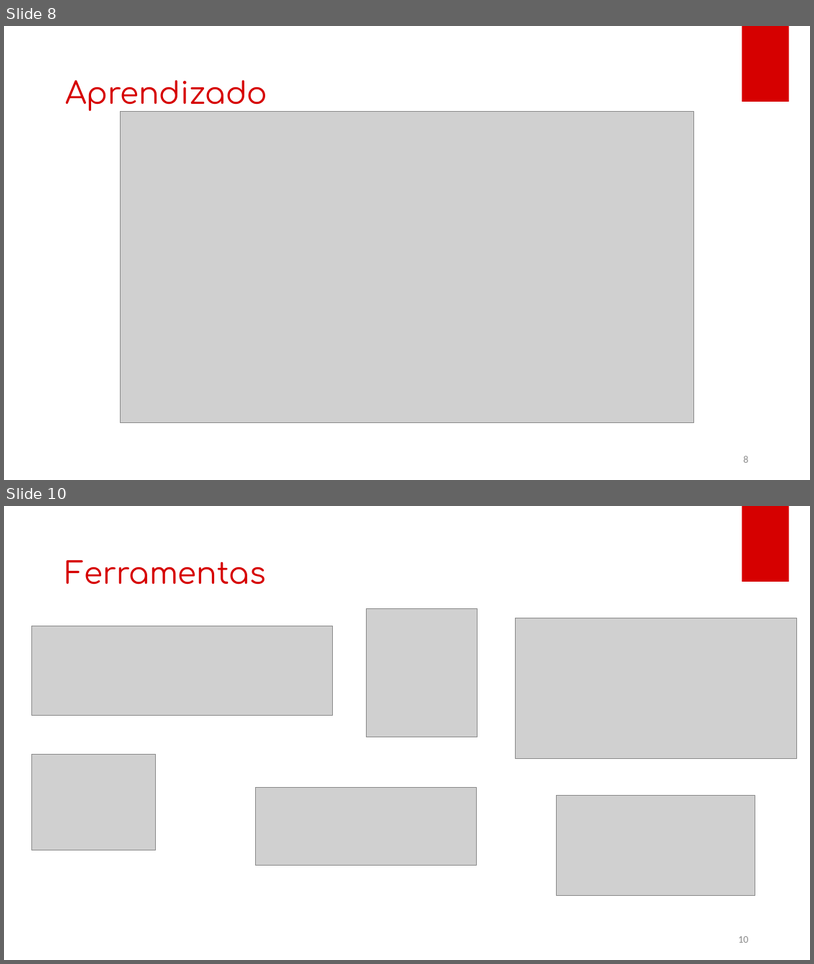
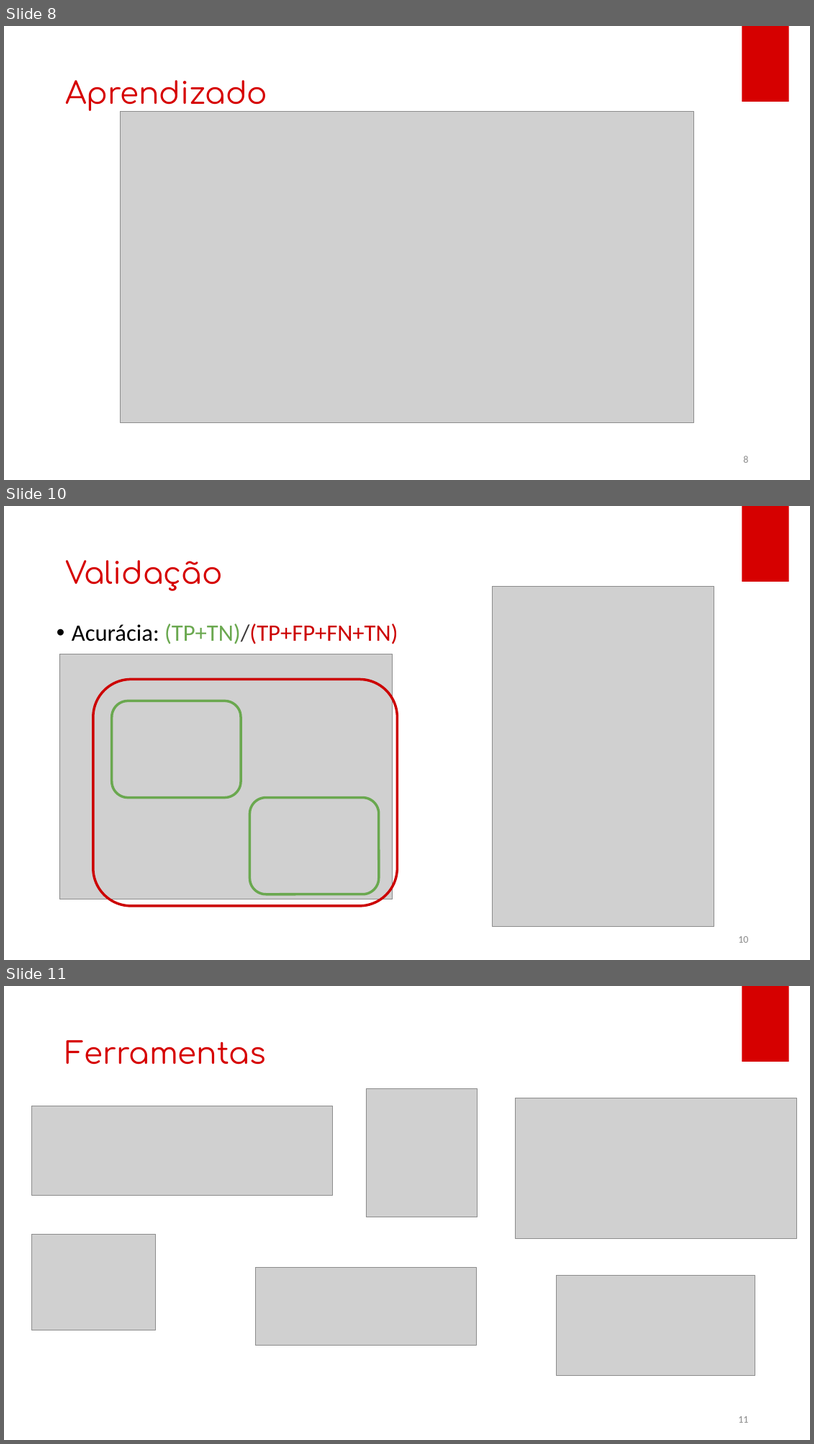
Before and after one commit to weslleiheckler/ChurnPrediction, a slide deck: DataScience.pptx. Shown one above the other, each under a label of ours: slides 8 and 10 before the commit, slides 8, 10 and 11 after it; the slides between them are not shown. The pictures are 814x964 and 814x1444 pixels, drawn with LibreOffice and Linux fonts; fonts in the diff are those of the drawing; grey boxes stand for pictures; background and template pictures are left out. Boxes give left, top, right and bottom in pixels: in the first picture for what was removed or moved away, otherwise in the second. Text is boxed around its words. In the diff, an @@ line names an element or a change of style, - is before the commit and + after.

```diff
--- a/DataScience.pptx
+++ b/DataScience.pptx
@@ slide 10 added at [4,506,810,960], background #FFFFFF; not listed: 1 template element that a slide beside it also shows @@
@@ title added at [65,560,222,591], 36 pt, text #D60000 @@
+Validação
@@ picture added at [493,587,714,927] @@
@@ text added at [72,623,399,644], 28 pt, text #CC0000 @@
+• Acurácia: (TP+TN)/(TP+FP+FN+TN)
@@ picture added at [59,654,393,898] @@
@@ rounded rectangle added at [93,679,397,906], outline #CC0000 3 pt @@
@@ rounded rectangle added at [112,701,241,798], outline #6AA84F 3 pt @@
@@ rounded rectangle added at [250,798,379,894], outline #6AA84F 3 pt @@
@@ page number added at [738,936,748,942], 12 pt, text #8C8C8C @@
+10
@@ what was slide 10 is now slide 11 @@
@@ page number at [738,1416,748,1422]: text changed @@
-10
+11
```
Also in this commit, not shown: 5 slides changed, 2 other slides added, 1 slide removed, 2 other files.
